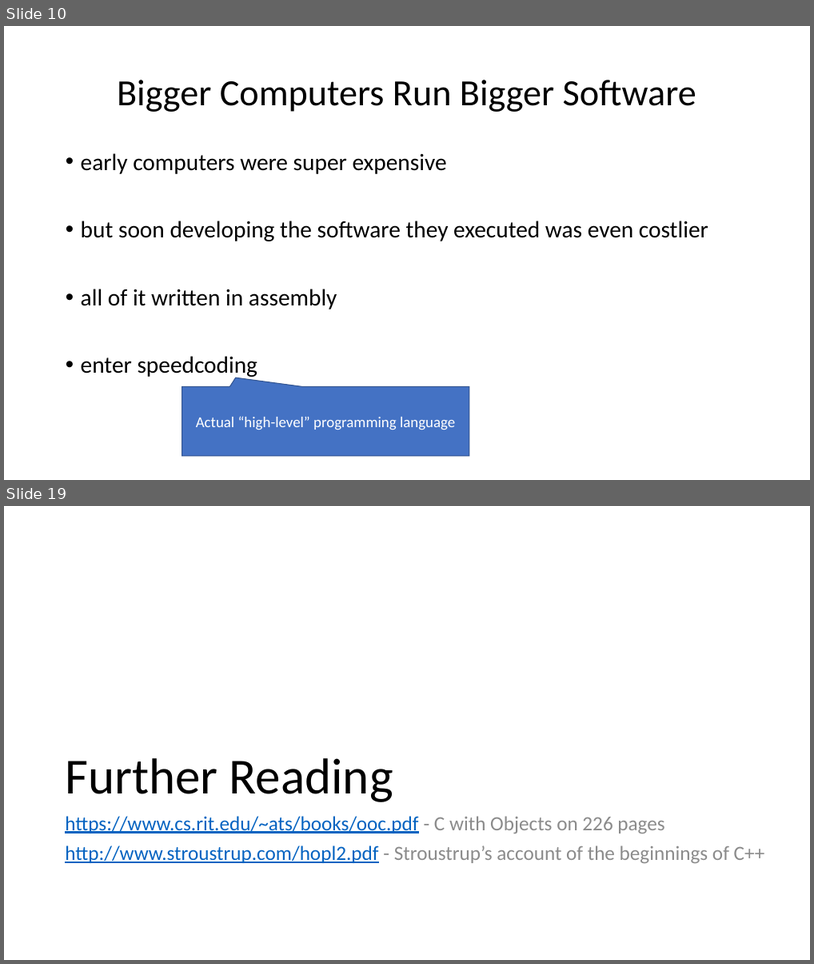
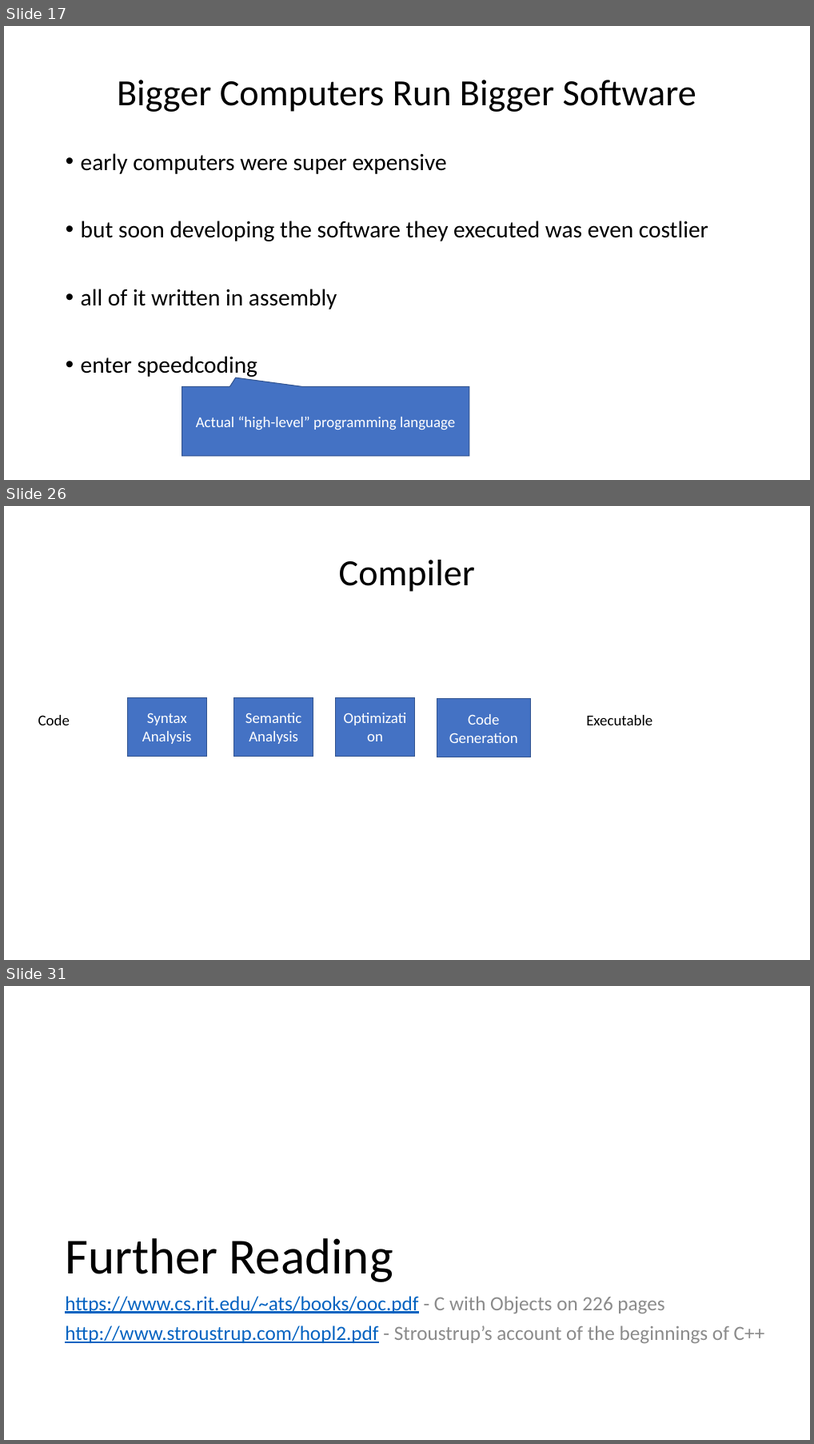
Before and after one commit to ganoliz/NI-GEN, a slide deck: media/NI-GEN-1.pptx. Shown one above the other, each under a label of ours: slides 10 and 19 before the commit, slides 17, 26 and 31 after it; the slides between them are not shown. The pictures are 814x964 and 814x1444 pixels, drawn with LibreOffice and Linux fonts; fonts in the diff are those of the drawing. Boxes give left, top, right and bottom in pixels: in the first picture for what was removed or moved away, otherwise in the second. Text is boxed around its words. In the diff, an @@ line names an element or a change of style, - is before the commit and + after.

```diff
--- a/media/NI-GEN-1.pptx
+++ b/media/NI-GEN-1.pptx
@@ slide 26 added at (x1=4, y1=506, x2=810, y2=960), background #FFFFFF @@
@@ title added at (x1=339, y1=560, x2=475, y2=592), 44 pt, text #000000 @@
+Compiler
@@ rectangle added at (x1=127, y1=697, x2=206, y2=756), fill #4472C4, outline #325491 1 pt, 18 pt, text #FFFFFF @@
+Syntax
+Analysis
@@ rectangle added at (x1=234, y1=697, x2=313, y2=756), fill #4472C4, outline #325491 1 pt, 18 pt, text #FFFFFF @@
+Semantic Analysis
@@ rectangle added at (x1=336, y1=697, x2=414, y2=756), fill #4472C4, outline #325491 1 pt, 18 pt, text #FFFFFF @@
+Optimization
@@ text added at (x1=38, y1=715, x2=70, y2=725), 18 pt, text #000000 @@
+Code
@@ rectangle added at (x1=437, y1=698, x2=530, y2=757), fill #4472C4, outline #325491 1 pt, 18 pt, text #FFFFFF @@
+Code Generation
@@ text added at (x1=586, y1=715, x2=653, y2=725), 18 pt, text #000000 @@
+Executable
@@ what was slide 10 is now slide 17 @@
@@ what was slide 19 is now slide 31 @@
```
Also in this commit, not shown: 5 slides changed, 18 other slides added, 5 slides removed, 6 other files.
